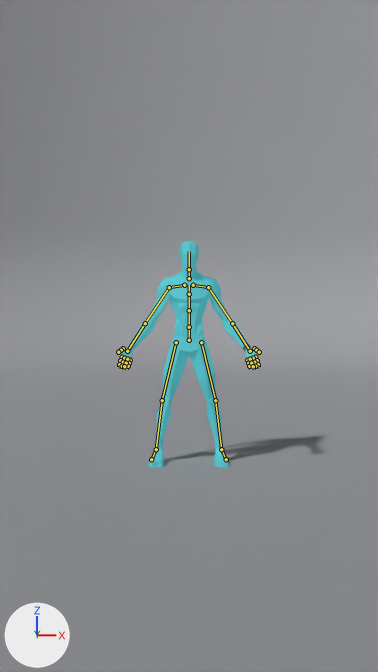
Renders of the Blender file promo/poses/poses.blend from each side of a commit.
The view is the same before and after, from the file's camera 'Cam_Front'. The lights are fixed; the arrows at lower left show +X, +Y and +Z. The older version comes first. The bones that bend it are drawn over the model as lines.

Names of what the first picture shows: 'Guy_Body', 'Set_Cyclorama'.
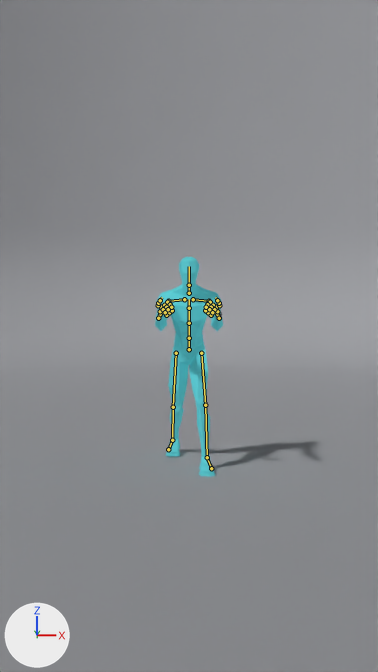
The newer file adds an action. The first version stands in its rest pose; the second is drawn at frame 1 of the action 'PO_incline_climb'.

ob_lowpolywatch is not drawn itself; it is the parent of ob_watch_strap, ob_watch_display, ob_watch_case, ob_watch_buttonb, ob_watch_buttona, ob_watch_buckle_001.

Where the change shows, as pixel boxes (x1, y1, x2, y2) in the pictures (378 x 672 px):
'Guy_Body', posed (52% narrower): before (117, 241, 261, 467); after (155, 257, 223, 477)
bone 'pelvis', root to tip: before (189, 340) to (189, 327); after (189, 349) to (189, 338)
bone 'spine_02', root to tip: before (189, 310) to (189, 294); after (189, 323) to (189, 308)
bone 'upperarm_l', root to tip: before (208, 287) to (232, 323); after (209, 301) to (219, 318)
bone 'lowerarm_l', root to tip: before (232, 323) to (250, 351); after (219, 318) to (217, 311)
bone 'index_01_l', root to tip: before (255, 357) to (256, 360); after (216, 307) to (213, 304)
bone 'index_02_l', root to tip: before (257, 360) to (258, 364); after (213, 305) to (210, 302)
bone 'index_03_l', root to tip: before (258, 364) to (259, 367); after (210, 302) to (209, 301)
bone 'middle_01_l', root to tip: before (253, 358) to (254, 362); after (214, 309) to (211, 307)
bone 'middle_02_l', root to tip: before (254, 362) to (255, 366); after (211, 307) to (207, 304)
bone 'middle_03_l', root to tip: before (255, 366) to (256, 369); after (207, 304) to (206, 303)
bone 'pinky_01_l', root to tip: before (247, 360) to (248, 363); after (211, 315) to (208, 313)
bone 'pinky_02_l', root to tip: before (248, 363) to (249, 366); after (208, 312) to (205, 310)
bone 'pinky_03_l', root to tip: before (249, 366) to (250, 369); after (205, 310) to (204, 309)
bone 'ring_01_l', root to tip: before (250, 359) to (251, 363); after (212, 312) to (209, 310)
bone 'ring_02_l', root to tip: before (251, 363) to (253, 366); after (209, 309) to (206, 307)
bone 'ring_03_l', root to tip: before (253, 366) to (254, 369); after (206, 307) to (205, 306)
bone 'thumb_02_l', root to tip: before (256, 350) to (259, 351); after (219, 303) to (217, 300)
bone 'thumb_03_l', root to tip: before (259, 352) to (261, 353); after (217, 300) to (215, 297)
bone 'upperarm_r', root to tip: before (169, 287) to (145, 323); after (168, 301) to (158, 318)
bone 'lowerarm_r', root to tip: before (145, 323) to (127, 351); after (158, 318) to (160, 311)
bone 'index_01_r', root to tip: before (122, 357) to (121, 360); after (161, 307) to (164, 304)
bone 'index_02_r', root to tip: before (120, 360) to (119, 364); after (164, 305) to (167, 302)
bone 'index_03_r', root to tip: before (119, 364) to (118, 367); after (167, 302) to (168, 301)
bone 'middle_01_r', root to tip: before (124, 358) to (123, 362); after (163, 309) to (166, 307)
bone 'middle_02_r', root to tip: before (123, 362) to (122, 366); after (166, 307) to (170, 304)
bone 'middle_03_r', root to tip: before (122, 366) to (121, 369); after (170, 304) to (171, 303)
bone 'pinky_01_r', root to tip: before (130, 360) to (129, 363); after (166, 315) to (169, 313)
bone 'pinky_02_r', root to tip: before (129, 363) to (128, 366); after (169, 312) to (172, 310)
bone 'pinky_03_r', root to tip: before (128, 366) to (127, 369); after (172, 310) to (173, 309)
bone 'ring_01_r', root to tip: before (127, 359) to (126, 363); after (165, 312) to (168, 310)
bone 'ring_02_r', root to tip: before (126, 363) to (124, 366); after (168, 309) to (171, 307)
bone 'ring_03_r', root to tip: before (124, 366) to (123, 369); after (171, 307) to (172, 306)
bone 'thumb_02_r', root to tip: before (121, 350) to (118, 351); after (158, 303) to (160, 300)
bone 'thumb_03_r', root to tip: before (118, 352) to (116, 353); after (160, 300) to (162, 297)
bone 'head', root to tip: before (189, 269) to (189, 251); after (189, 285) to (189, 266)
bone 'thigh_l', root to tip: before (201, 342) to (215, 400); after (201, 353) to (205, 405)
bone 'calf_l', root to tip: before (215, 400) to (221, 449); after (205, 405) to (207, 457)
bone 'foot_l', root to tip: before (221, 449) to (226, 459); after (207, 457) to (211, 468)
bone 'thigh_r', root to tip: before (176, 342) to (162, 400); after (176, 353) to (173, 407)
bone 'calf_r', root to tip: before (162, 400) to (156, 449); after (173, 407) to (172, 440)
bone 'foot_r', root to tip: before (156, 449) to (151, 459); after (172, 440) to (168, 449)

What the commit changed:
Bone 'pelvis' (bone_pelvis) moves from (0.0, 0.0, 0.0) to (0.0, -0.076, 0.008).
Bone 'pelvis' (bone_pelvis) turns from (0, 0, 0) to (18, 0, 0) degrees about its own x, y and z.
Bone 'spine_02' (bone_spine_02) turns from (0, 0, 0) to (6, 0, 0) degrees about its own x, y and z.
Bone 'upperarm_l' (bone_upperarm_l) turns from (0, 0, 0) to (-52, -25, -50) degrees about its own x, y and z.
Bone 'lowerarm_l' (bone_lowerarm_l) turns from (0, 0, 0) to (-4, -1, -18) degrees about its own x, y and z.
Bone 'index_01_l' (bone_index_01_l) turns from (0, 0, 0) to (-45, 0, 0) degrees about its own x, y and z.
Bone 'index_02_l' (bone_index_02_l) turns from (0, 0, 0) to (-60, 0, 0) degrees about its own x, y and z.
Bone 'index_03_l' (bone_index_03_l) turns from (0, 0, 0) to (-40, 0, 0) degrees about its own x, y and z.
Bone 'middle_01_l' (bone_middle_01_l) turns from (0, 0, 0) to (-45, 0, 0) degrees about its own x, y and z.
Bone 'middle_02_l' (bone_middle_02_l) turns from (0, 0, 0) to (-60, 0, 0) degrees about its own x, y and z.
Bone 'middle_03_l' (bone_middle_03_l) turns from (0, 0, 0) to (-40, 0, 0) degrees about its own x, y and z.
Bone 'pinky_01_l' (bone_pinky_01_l) turns from (0, 0, 0) to (-45, 0, 0) degrees about its own x, y and z.
Bone 'pinky_02_l' (bone_pinky_02_l) turns from (0, 0, 0) to (-60, 0, 0) degrees about its own x, y and z.
Bone 'pinky_03_l' (bone_pinky_03_l) turns from (0, 0, 0) to (-40, 0, 0) degrees about its own x, y and z.
Bone 'ring_01_l' (bone_ring_01_l) turns from (0, 0, 0) to (-45, 0, 0) degrees about its own x, y and z.
Bone 'ring_02_l' (bone_ring_02_l) turns from (0, 0, 0) to (-60, 0, 0) degrees about its own x, y and z.
Bone 'ring_03_l' (bone_ring_03_l) turns from (0, 0, 0) to (-40, 0, 0) degrees about its own x, y and z.
Bone 'thumb_02_l' (bone_thumb_02_l) turns from (0, 0, 0) to (-25, 0, 0) degrees about its own x, y and z.
Bone 'thumb_03_l' (bone_thumb_03_l) turns from (0, 0, 0) to (-25, 0, 0) degrees about its own x, y and z.
Bone 'upperarm_r' (bone_upperarm_r) turns from (0, 0, 0) to (-52, 25, 50) degrees about its own x, y and z.
Bone 'lowerarm_r' (bone_lowerarm_r) turns from (0, 0, 0) to (-4, 1, 18) degrees about its own x, y and z.
Bone 'index_01_r' (bone_index_01_r) turns from (0, 0, 0) to (-45, 0, 0) degrees about its own x, y and z.
Bone 'index_02_r' (bone_index_02_r) turns from (0, 0, 0) to (-60, 0, 0) degrees about its own x, y and z.
Bone 'index_03_r' (bone_index_03_r) turns from (0, 0, 0) to (-40, 0, 0) degrees about its own x, y and z.
Bone 'middle_01_r' (bone_middle_01_r) turns from (0, 0, 0) to (-45, 0, 0) degrees about its own x, y and z.
Bone 'middle_02_r' (bone_middle_02_r) turns from (0, 0, 0) to (-60, 0, 0) degrees about its own x, y and z.
Bone 'middle_03_r' (bone_middle_03_r) turns from (0, 0, 0) to (-40, 0, 0) degrees about its own x, y and z.
Bone 'pinky_01_r' (bone_pinky_01_r) turns from (0, 0, 0) to (-45, 0, 0) degrees about its own x, y and z.
Bone 'pinky_02_r' (bone_pinky_02_r) turns from (0, 0, 0) to (-60, 0, 0) degrees about its own x, y and z.
Bone 'pinky_03_r' (bone_pinky_03_r) turns from (0, 0, 0) to (-40, 0, 0) degrees about its own x, y and z.
Bone 'ring_01_r' (bone_ring_01_r) turns from (0, 0, 0) to (-45, 0, 0) degrees about its own x, y and z.
Bone 'ring_02_r' (bone_ring_02_r) turns from (0, 0, 0) to (-60, 0, 0) degrees about its own x, y and z.
Bone 'ring_03_r' (bone_ring_03_r) turns from (0, 0, 0) to (-40, 0, 0) degrees about its own x, y and z.
Bone 'thumb_02_r' (bone_thumb_02_r) turns from (0, 0, 0) to (-25, 0, 0) degrees about its own x, y and z.
Bone 'thumb_03_r' (bone_thumb_03_r) turns from (0, 0, 0) to (-25, 0, 0) degrees about its own x, y and z.
Bone 'head' (bone_head) turns from (0, 0, 0) to (-14, 0, 0) degrees about its own x, y and z.
Bone 'thigh_l' (bone_thigh_l) turns from (0, 0, 0) to (-57, -4, -7) degrees about its own x, y and z.
Bone 'calf_l' (bone_calf_l) turns from (0, 0, 0) to (36, -2, 5) degrees about its own x, y and z.
Bone 'foot_l' (bone_foot_l) turns from (0, 0, 0) to (9, 1, -5) degrees about its own x, y and z.
Bone 'thigh_r' (bone_thigh_r) turns from (0, 0, 0) to (-3, 0, -10) degrees about its own x, y and z.
Bone 'calf_r' (bone_calf_r) turns from (0, 0, 0) to (21, 0, 2) degrees about its own x, y and z.
Bone 'foot_r' (bone_foot_r) turns from (0, 0, 0) to (-22, 9, 28) degrees about its own x, y and z.
